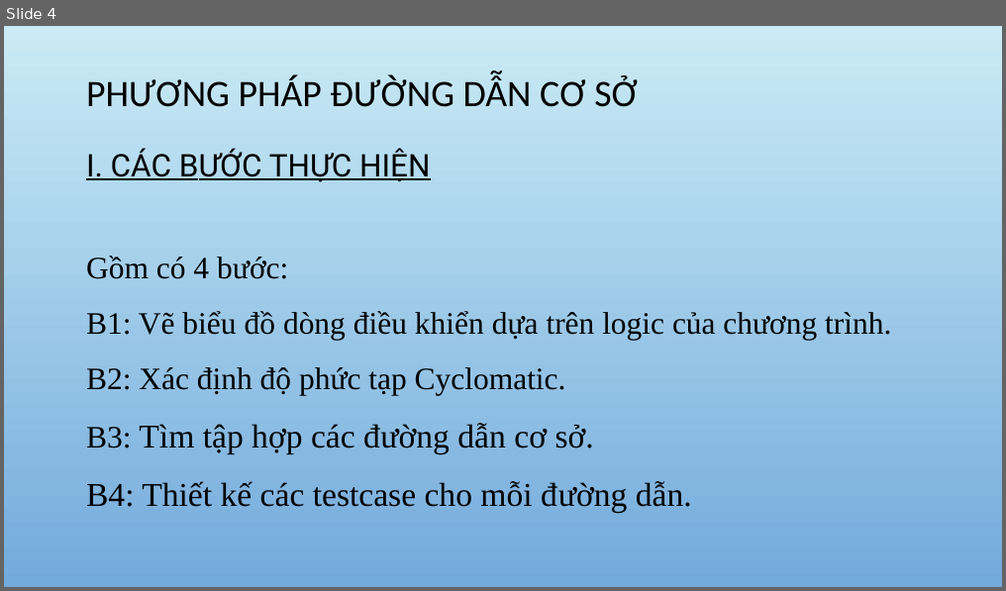
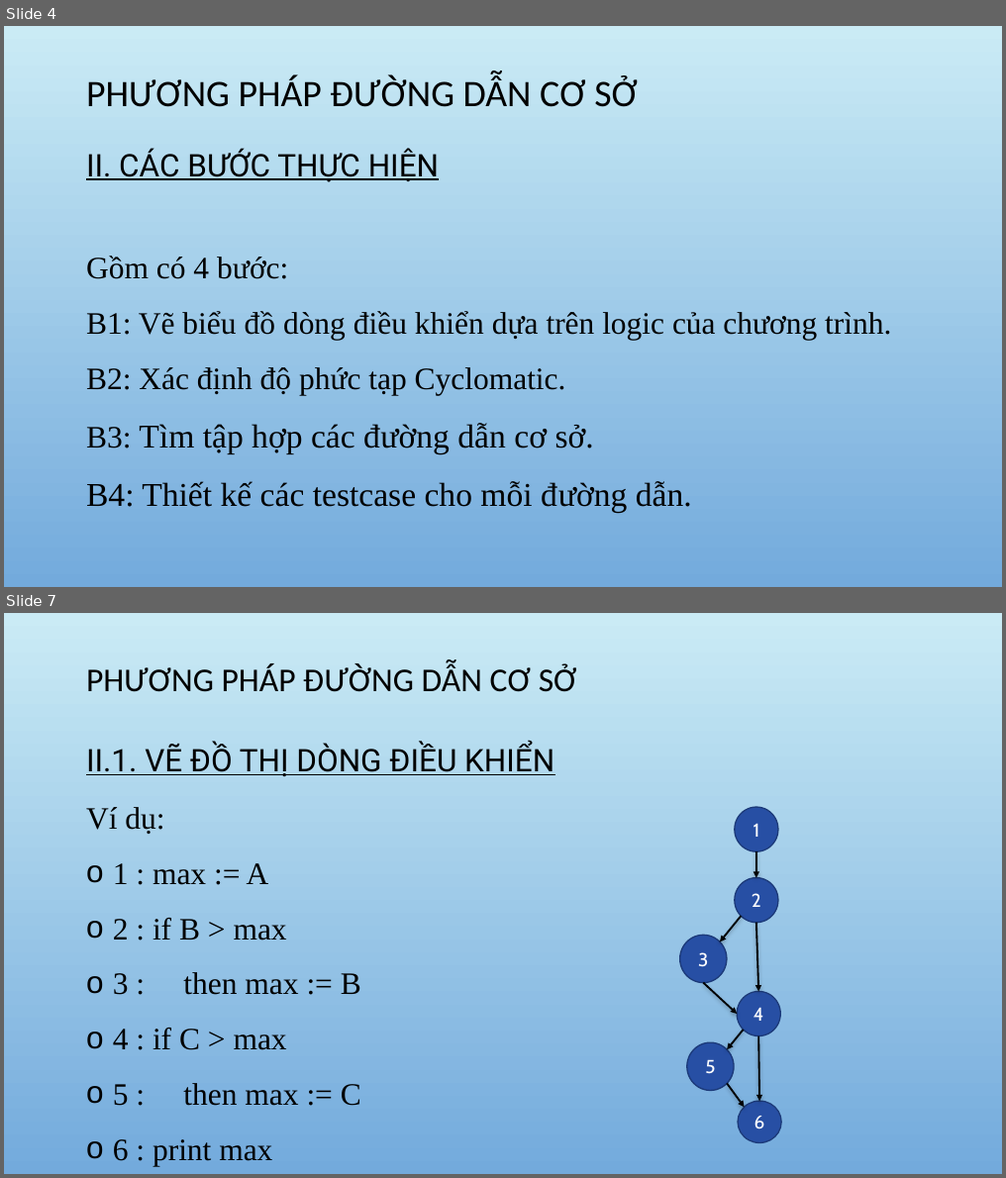
Before and after one commit to DoAnCNDD/CNDD, a slide deck: CNPM.pptx. Shown one above the other, each under a label of ours: slide 4 before the commit, slides 4 and 7 after it; the slides between them are not shown. The pictures are 1006x591 and 1006x1178 pixels, drawn with LibreOffice and Linux fonts; fonts in the diff are those of the drawing; background and template pictures are left out. Boxes give left, top, right and bottom in pixels: in the first picture for what was removed or moved away, otherwise in the second. Text is boxed around its words. In the diff, an @@ line names an element or a change of style, - is before the commit and + after.

```diff
--- a/CNPM.pptx
+++ b/CNPM.pptx
@@ slide 7 added at bbox=[4, 613, 1002, 1174], background picture (left out) @@
@@ title added at bbox=[86, 664, 577, 692], 32 pt, text #000000 @@
+PHƯƠNG PHÁP ĐƯỜNG DẪN CƠ SỞ
@@ text added at bbox=[86, 744, 554, 777], 30 pt, text #000000, underline @@
+II.1. VẼ ĐỒ THỊ DÒNG ĐIỀU KHIỂN
@@ text added at bbox=[86, 807, 361, 1166], 30 pt, text #000000 @@
+Ví dụ:
+o 1 : max := A
+o 2 : if B > max
+o 3 : then max := B
+o 4 : if C > max
+o 5 : then max := C
+o 6 : print max
@@ group added at bbox=[680, 807, 781, 1143]: 7 arrows, 6 ellipses @@
+1
+2
+3
+4
+5
+6
@@ slide 4 changed as well @@
@@ text at bbox=[86, 148, 439, 182]: text changed @@
-I. CÁC BƯỚC THỰC HIỆN
+II. CÁC BƯỚC THỰC HIỆN
```
Also in this commit, not shown: 4 other slides changed, 16 other slides added.
